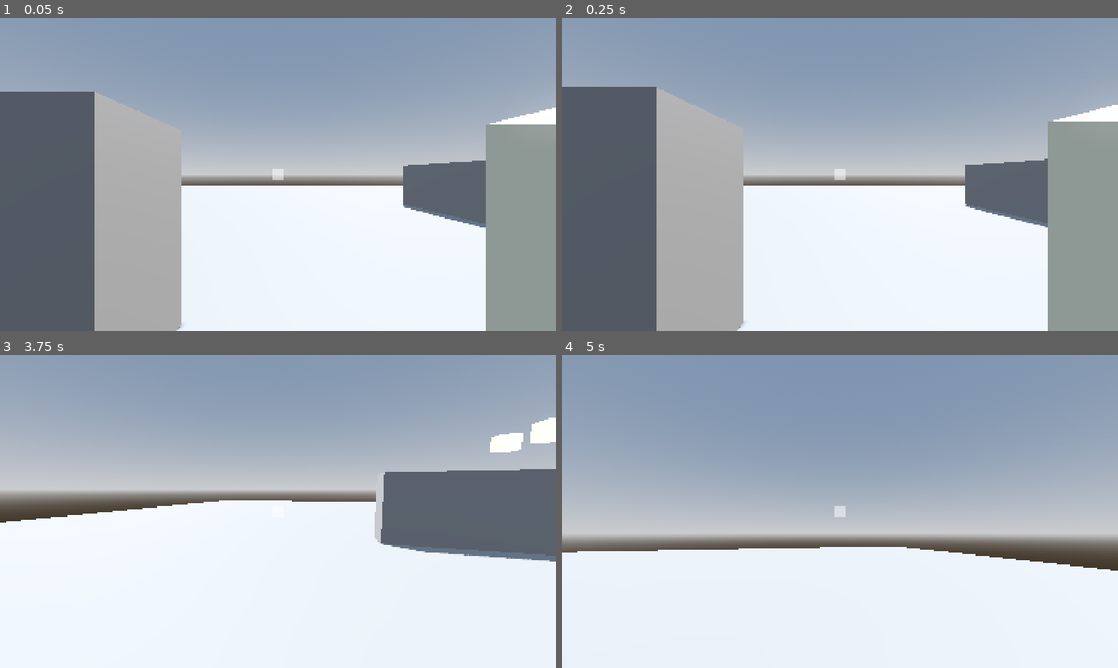
Above: before the commit, frames 1-4 (two rows, left to right).
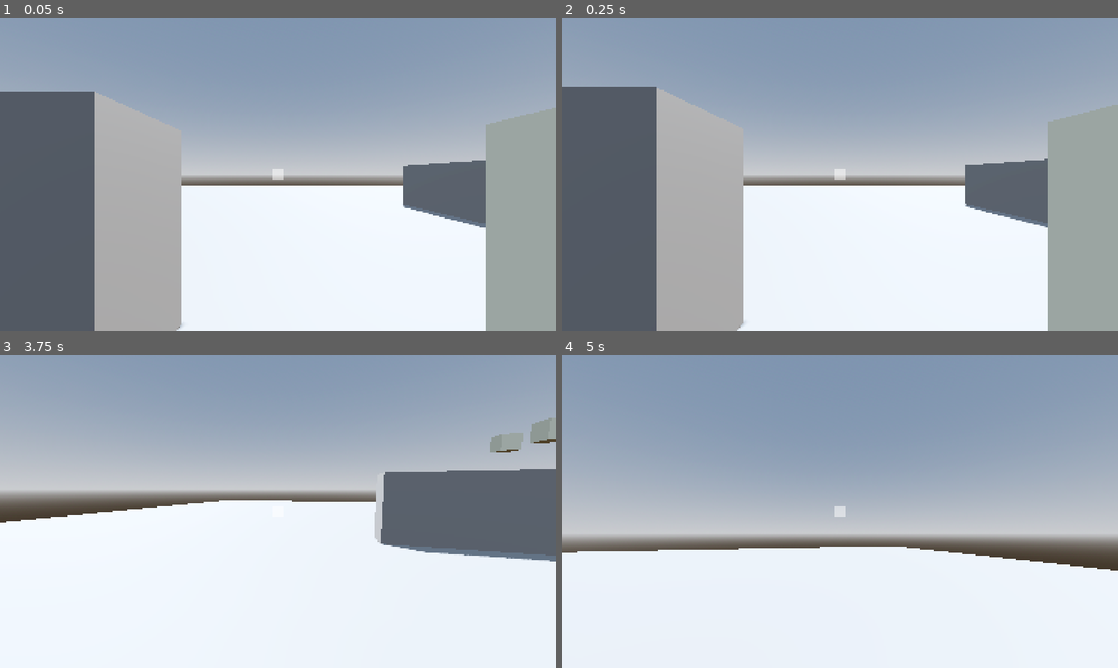
Above: after the commit, the same moments.

Repository: PixelSaver/PlacePixels
Game: Godot game, scene res://scriptsnscenes/main.tscn
Same seed, same stepped clock (60 frames per second), same inputs: the game is played once before the commit and once after it.
Inputs (mouse positions are in pixels of both pictures, inside the frame that each line leads up to):
- Up to frame 1 (0.05 s): no input
- Up to frame 2 (0.25 s): no input
- Up to frame 3 (3.75 s): tap Enter at 0.5 s; move the mouse to (305, 511) at 0.52 s; hold W (up) from 0.53 s (still down); tap Space (jump) at 0.77, 1.52, 3.02 s; move the mouse to (250, 511) at 1.27 s; move the mouse to (289, 505) at 2.02 s; move the mouse to (272, 517) at 2.77 s; move the mouse to (316, 514) at 3.52 s
- Up to frame 4 (5 s): keep holding W (up); tap Space (jump) at 3.77, 4.52 s; move the mouse to (795, 508) at 4.27 s

The runs differ from the first frame. In frame 1, 0.3% of the frame differs, in the area x 88-100%, y 28-34%; in frame 2, 0.3%; in frame 3, 0.6%, in the area x 88-100%, y 20-32%; in frame 4, nothing differs.

Commit message:
Fixed the winding direction of vertices for triangles

Diff:
--- a/scriptsnscenes/blocks/block_registry.gd
+++ b/scriptsnscenes/blocks/block_registry.gd
@@ -21,7 +21,6 @@
 
 		dir.list_dir_end()
 
-	print("Loaded %d blocks" % blocks_by_name.size())
 	blocks_loaded.emit()
 
 func register_block(block: Block):
--- a/scriptsnscenes/blocks/chunk.gd
+++ b/scriptsnscenes/blocks/chunk.gd
@@ -12,22 +12,22 @@
 # Face vertices for cube (send help)
 const VERTICES = {
 	"top": [
-		Vector3(0, 1, 0), Vector3(0, 1, 1), Vector3(1, 1, 1), Vector3(1, 1, 0)
+		Vector3(0, 1, 0), Vector3(1, 1, 0), Vector3(1, 1, 1), Vector3(0, 1, 1)
 	],
 	"bottom": [
-		Vector3(0, 0, 1), Vector3(0, 0, 0), Vector3(1, 0, 0), Vector3(1, 0, 1)
+		Vector3(0, 0, 0), Vector3(0, 0, 1), Vector3(1, 0, 1), Vector3(1, 0, 0)
 	],
 	"left": [
-		Vector3(0, 0, 0), Vector3(0, 0, 1), Vector3(0, 1, 1), Vector3(0, 1, 0)
+		Vector3(0, 0, 0), Vector3(0, 1, 0), Vector3(0, 1, 1), Vector3(0, 0, 1)
 	],
 	"right": [
-		Vector3(1, 0, 1), Vector3(1, 0, 0), Vector3(1, 1, 0), Vector3(1, 1, 1)
+		Vector3(1, 0, 1), Vector3(1, 1, 1), Vector3(1, 1, 0), Vector3(1, 0, 0)
 	],
 	"front": [
-		Vector3(0, 0, 1), Vector3(1, 0, 1), Vector3(1, 1, 1), Vector3(0, 1, 1)
+		Vector3(0, 0, 1), Vector3(0, 1, 1), Vector3(1, 1, 1), Vector3(1, 0, 1)
 	],
 	"back": [
-		Vector3(1, 0, 0), Vector3(0, 0, 0), Vector3(0, 1, 0), Vector3(1, 1, 0)
+		Vector3(1, 0, 0), Vector3(1, 1, 0), Vector3(0, 1, 0), Vector3(0, 0, 0)
 	]
 }
 const NORMALS = {
@@ -112,7 +112,7 @@
 ## Check if a face should be rendered (adjacent block is transparent)
 func is_face_visible(x: int, y: int, z: int) -> bool:
 	var adjacent_block = get_block(x, y, z)
-	return is_block_transparent(adjacent_block.id) if adjacent_block else null
+	return is_block_transparent(adjacent_block.id)
 
 ## Add a single face to the mesh
 func _add_face(surface_tool: SurfaceTool, pos: Vector3, face: String, block_type: int):
